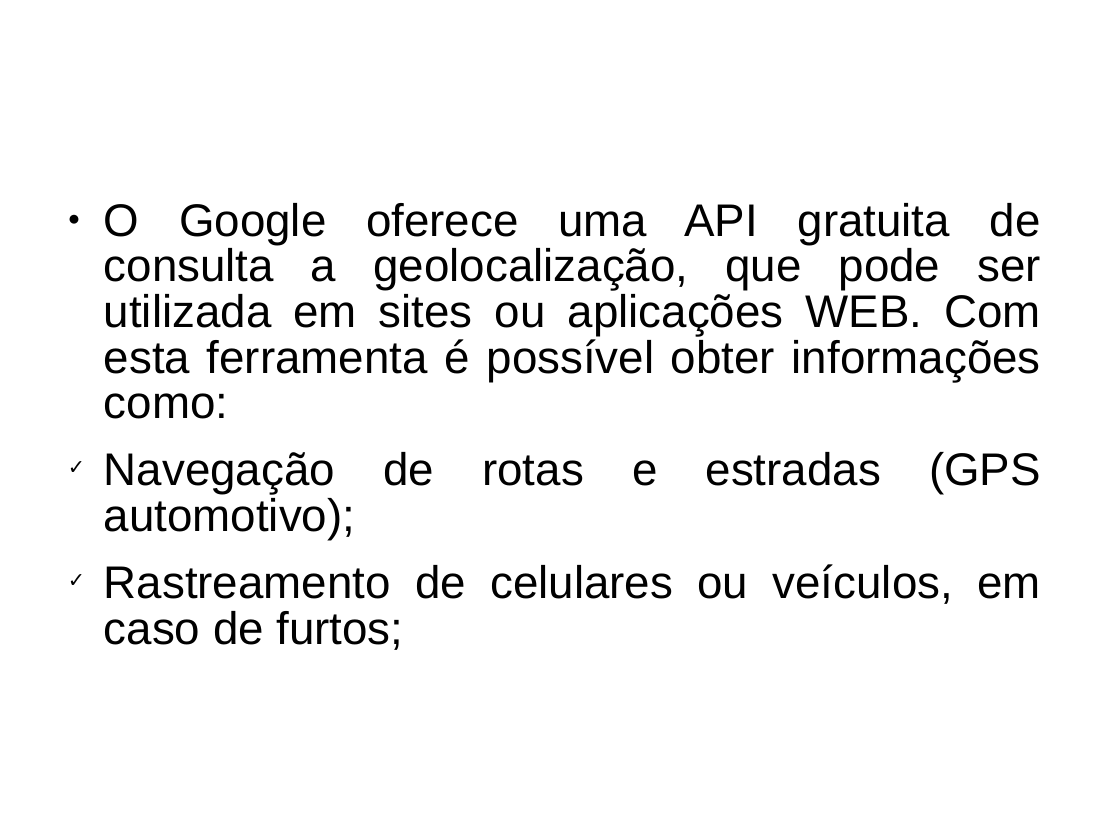
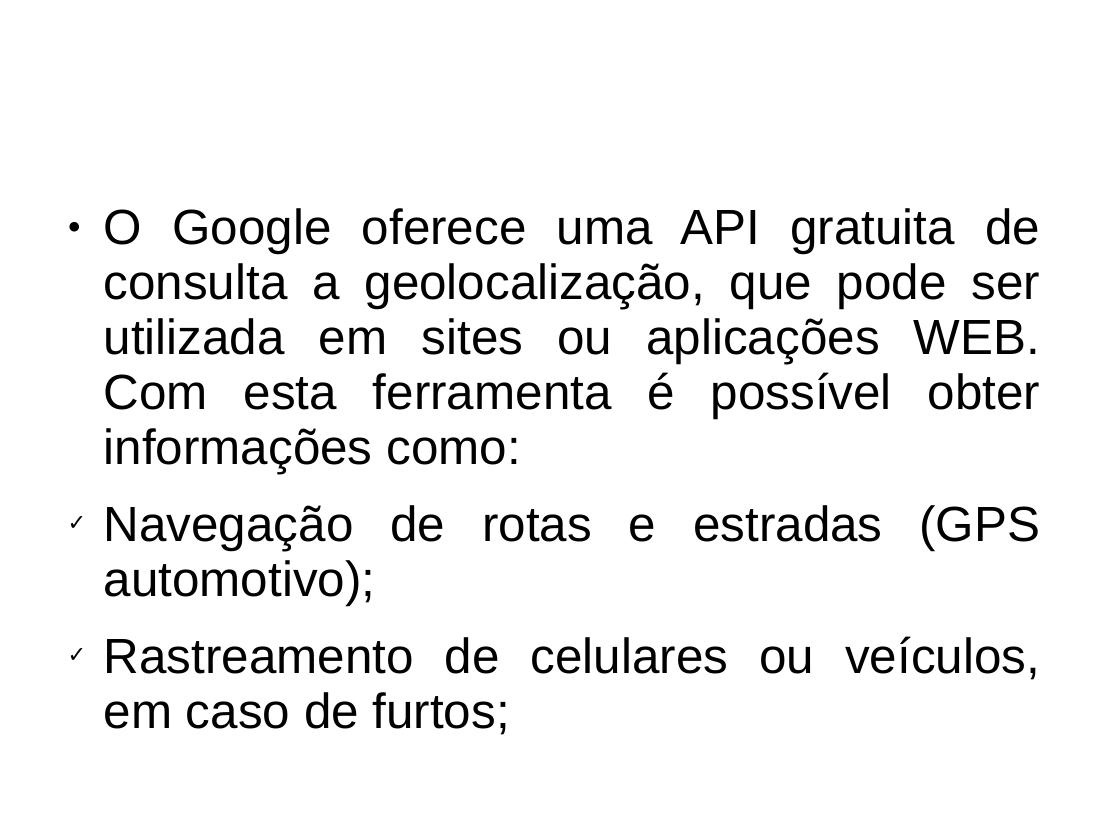
Before and after one commit to paulovf/prog_dispositivos_moveis, a slide deck: slide 7 of geolocalizacao/slide/geolocalizacao.ppt. Drawn at 1120x840 pixels with LibreOffice and Linux fonts; fonts in the diff are those of the drawing; background and template pictures are left out. Boxes give left, top, right and bottom in pixels: in the first picture for what was removed or moved away, otherwise in the second. Text is boxed around its words. In the diff, an @@ line names an element or a change of style, - is before the commit and + after.

```diff
--- a/geolocalizacao/slide/geolocalizacao.ppt
+++ b/geolocalizacao/slide/geolocalizacao.ppt
@@ text "O Google oferece uma API ..." at (104, 208, 1041, 735): size 32.4 to 35 pt; line spacing 0.83 to 0.93 @@
```
Also in this commit, not shown: 3 other slides changed.
